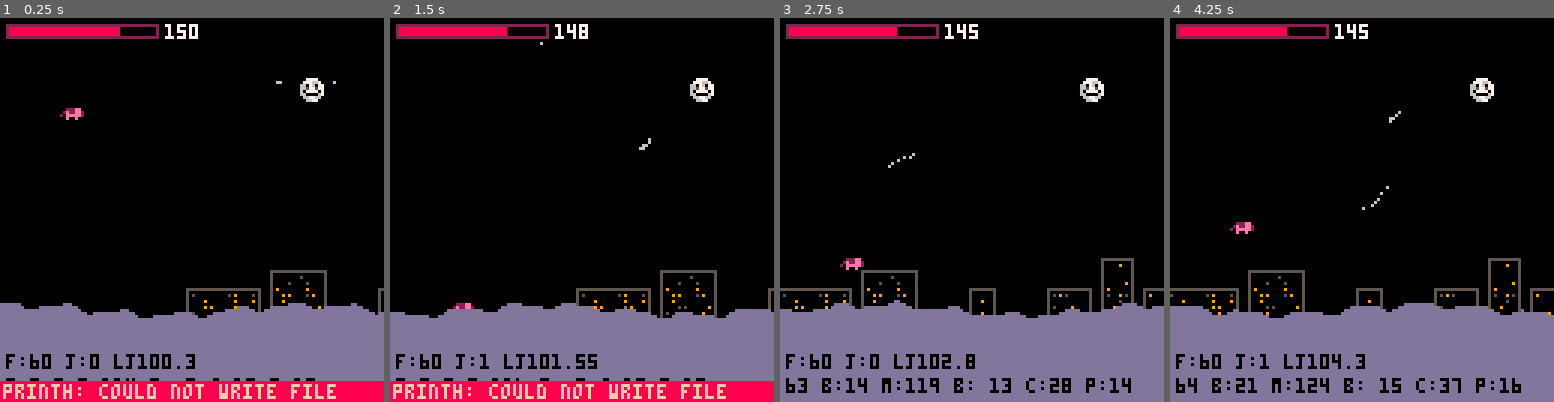
Above: before the commit, frames 1-4 (left to right).
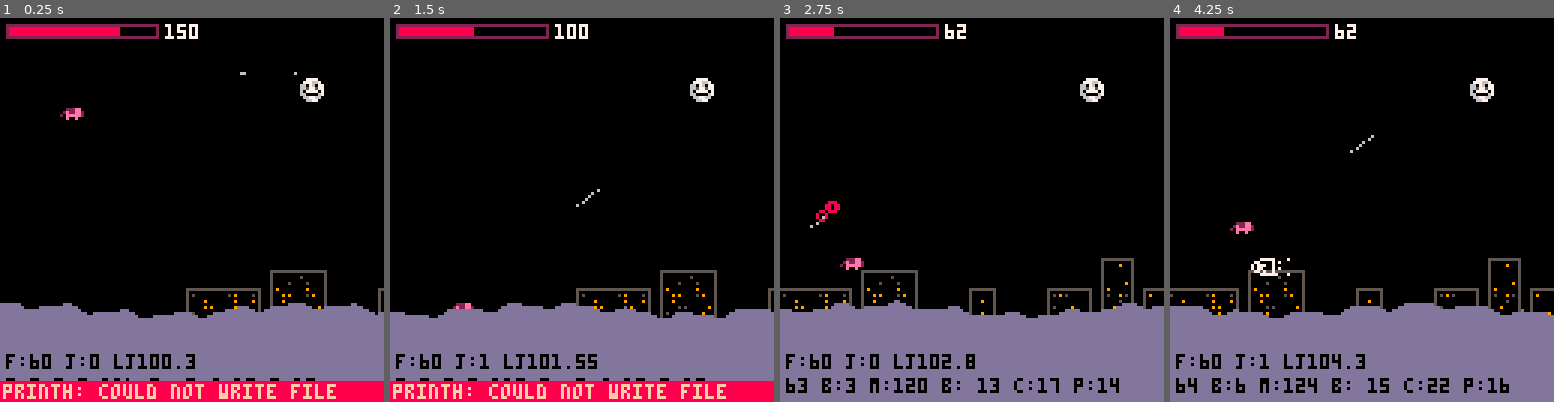
Above: after the commit, the same moments.

Repository: mbrc12/oinkjam
Game: PICO-8 cartridge oink.p8
Same seed, same stepped clock (60 frames per second), same inputs: the game is played once before the commit and once after it.
Inputs:
- Up to frame 1 (0.25 s): no input
- Up to frame 2 (1.5 s): tap X (X key) at 0.33, 1.07 s; tap O (Z key) at 0.7 s
- Up to frame 3 (2.75 s): hold Right 1.6-2.1 s; tap O (Z key) at 1.7, 2.1, 2.5 s; tap X (X key) at 1.85 s; hold Up 2.15-2.42 s; hold Right from 2.47 s (still down)
- Up to frame 4 (4.25 s): tap O (Z key) every 0.4 s from 2.9 to 4.1 s; tap X (X key) at 2.97, 4.08 s; release Right at 3.03 s; hold Left 3.08-3.58 s; hold Down 3.63-3.97 s; hold Right from 4.02 s (still down)

The runs differ from the first frame. In frame 1, less than 0.1% of the frame differs, in the area x 34-88%, y 14-95%; in frame 2, 0.3%; in frame 3, 2.0%; in frame 4, 2.1%, in the area x 14-92%, y 1-98%.

Commit message:
move stuff to cart, make those files _

Diff:
--- a/input.lua
+++ b/_input.lua
@@ -53,7 +53,7 @@
 
 ---@return Vec2
 function direction()
-    local dir = Vec2:new(0, 0)
+    local dir = vec2:new(0, 0)
     if isdown("left") then
         dir.x = dir.x - 1
     end
--- /dev/null
+++ b/_vec2.lua
@@ -0,0 +1,58 @@
+---@class Vec2
+vec2 = { x = 0, y = 0 }
+vec2.__index = vec2
+
+---@param x? number
+---@param y? number
+---@return Vec2
+function vec2:new(x, y)
+    return setmetatable({ x = x or 0, y = y or 0 }, self)
+end
+
+---@param other Vec2
+---@return Vec2 self
+function vec2:add(other)
+    self.x = self.x + other.x
+    self.y = self.y + other.y
+    return self
+end
+
+---@param x number
+---@param y number
+---@return Vec2 self
+function vec2:add2(x, y)
+    self.x = self.x + x
+    self.y = self.y + y
+    return self
+end
+
+---@param s number
+---@return Vec2 self
+function vec2:scl(s)
+    self.x = self.x * s
+    self.y = self.y * s
+    return self
+end
+
+---@param max number
+---@return Vec2 self
+function vec2:clip(max)
+    local len = self:len()
+    if len > max then
+        self:scl(max / len)
+    end
+    return self
+end
+
+---@return number
+function vec2:len()
+    return sqrt(self.x * self.x + self.y * self.y)
+end
+
+function vec2:unit()
+    local len = self:len()
+    if len > 0 then
+        self:scl(1 / len)
+    end
+    return self
+end
--- a/core.lua
+++ b/core.lua
@@ -13,7 +13,7 @@
 jump_forgive_time = 0.1
 jump_velocity = 150
 
-sludge_damage_per_second = 5
+sludge_damage_per_second = 100
 
 floor_y = 100
 
@@ -175,6 +175,7 @@
         show_time = 0.1,
         elapsed = 0,
         target = function(b, dt)
+            local gravity = 100
             b.vy += gravity * dt
             local x2, y2 = b.x + b.vx * dt, b.y + b.vy * dt
             return x2, y2
@@ -193,10 +194,10 @@
 
 function spawn_bullets()
     if time() % 1 < 0.1 then -- moon
-        local moon_pos = Vec2:new(moon_x + camera_offset(1) + 4, moon_y + 4)
+        local moon_pos = vec2:new(moon_x + camera_offset(1) + 4, moon_y + 4)
         local px, py = player_center()
-        local dir = Vec2:new(px - moon_pos.x, py - moon_pos.y):unit()
-        local speed = 50
+        local dir = vec2:new(px - moon_pos.x, py - moon_pos.y):unit()
+        local speed = 100
         local bullet = {
             x = moon_pos.x,
             y = moon_pos.y,
@@ -257,31 +258,13 @@
     end
 end
 
--- local enemies = {}
--- local proto = {
---     rat = {
---         w = 6,
---         h = 2,
---         update = function(e, dt)
---             physics:del(e)
---         end
---     }
--- }
---
---
--- function spawn_enemy(kind, x, y)
---    local e = {
---         x = x,
---         y = y,
---     }
---     setmetatable(e, { __index = proto[kind] })
---     physics:add(e)
---     camera_register_entity(e, 1)
---     add(enemies, e)
--- end
 
 function _update60()
     if over then
+        sfx(sounds._stop, 1)
+        sfx(sounds._stop, 2)
+        sfx(sounds._stop, 3)
+        sfx(sounds._stop, 4)
         return
     end
     update_buildings()
--- /dev/null
+++ b/enemies.lua
@@ -0,0 +1,22 @@
+local enemies = {}
+local proto = {
+    rat = {
+        w = 6,
+        h = 2,
+        update = function(e, dt)
+            physics:del(e)
+        end
+    }
+}
+
+
+function spawn_enemy(kind, x, y)
+   local e = {
+        x = x,
+        y = y,
+    }
+    setmetatable(e, { __index = proto[kind] })
+    physics:add(e)
+    camera_register_entity(e, 1)
+    add(enemies, e)
+end
--- a/oink.p8
+++ b/oink.p8
@@ -1,15 +1,295 @@
 pico-8 cartridge // http://www.pico-8.com
 version 42
 __lua__
-#include hit.lua
 #include sounds.lua
 #include physics.lua
 #include util.lua
 #include draw.lua
-#include input.lua
 #include core.lua
-#include camera.lua
 #include buildings.lua
+#include enemies.lua
+-->8
+-- hit.lua
+--- copied from https://github.com/kikito/hit.p8/blob/main/hit.lua, annotations my own
+
+function hit(x1,y1,w1,h1, x2,y2,w2,h2, goalx, goaly)
+  -- minkowsky difference between 2 aabbs, which is another aabb
+  local x,y,w,h=x2-x1-w1,y2-y1-h1,w1+w2,h1+h2
+  local dx,dy=goalx-x1,goaly-y1
+
+  local t,nx,ny,tx,ty
+  -- if diff contains point 0,0, there's intersection between first and second aabb
+  local intersect = x<0 and x+w>0 and y<0 and y+h>0
+
+  -- degenerate case: intersecting and not moving - use minimum displacement vector
+  -- which is the nearest corner to 0,0 in the minkowsky diff
+  if intersect and dx==0 and dy==0 then
+    local px=abs(x)<abs(x+w) and x or x+w -- abs(x) can be bigger than abs(x+w)
+    local py=abs(y)<abs(y+h) and y or y+h
+    if abs(px)<abs(py) then
+      py=0
+      t= -abs(px)/w
+    else
+      px=0
+      t= -abs(py)/h
+    end
+    nx=px>0 and 1 or px<0 and -1 or 0
+    ny=py>0 and 1 or py<0 and -1 or 0
+    tx,ty=x1+px,y1+py
+    return {t = t, nx = nx, ny = ny, tx = tx, ty = ty, intersect = true}
+  end
+
+  -- no intersection, or intersection with movement
+  -- calculate the clipping between the minkowsky diff aabb with the displacement vector dx,dy
+  -- this is a modified version of the liang-barky line-clipping algorithm with normals added
+  local t1,t2=-32768,32767 -- -huge,+huge
+  local nx1,ny1,nx2,ny2=0,0,0,0
+  local p,q,r
+
+  for side = 1,4 do
+    if     side==1 then nx,ny,p,q= -1, 0,-dx, -x -- left
+    elseif side==2 then nx,ny,p,q=  1, 0, dx,x+w -- right
+    elseif side==3 then nx,ny,p,q=  0,-1,-dy, -y -- top
+    else                nx,ny,p,q=  0, 1, dy,y+h -- bottom
+    end
+
+    if p==0 then
+      if q<=0 then return nil end
+    else
+      r=q/p
+      if p<0 then
+        if     r>t2 then return nil
+        elseif r>t1 then t1,nx1,ny1=r,nx,ny
+        end
+      else
+        if     r<t1 then return nil
+        elseif r<t2 then t2,nx2,ny2=r,nx,ny
+        end
+      end
+    end
+  end
+
+  if intersect then
+    -- aabb1 goes though aabb2, in the direction (forwards or backwards)
+    -- select the smallest displacement
+    if abs(t1)<=abs(t2) then
+      t,nx,ny=t1,nx1,ny1
+    else
+      t,nx,ny=t2,nx2,ny2
+    end
+  elseif 0<=t1 and t1<=1 then
+    t,nx,ny=t1,nx1,ny1
+  else
+    return nil
+  end
+
+  -- x1+dx*t alone will be inaccurate because of floating point
+  -- use a more direct number for the "touch points" when possible
+  tx=nx<0 and x2-w1 or nx>0 and x2+w2 or x1+dx*t
+  ty=ny<0 and y2-h1 or ny>0 and y2+h2 or y1+dy*t
+
+  return {t = t, nx = nx,ny = ny,tx = tx, ty = ty, intersect = intersect}
+end
+
+-->8
+-- input.lua
+---@enum (key) action
+local actions = {
+    left = "left",
+    right = "right",
+    up = "up",
+    down = "down",
+    interact = "x",
+}
+
+local input_history = {
+    ---@type table<action, boolean>
+    current = {},
+    ---@type table<action, boolean>
+    last = {},
+}
+
+---@param x "left"|"right"|"up"|"down"|"o"|"z"|"x"
+---@return boolean
+local function chkbtn(x)
+    just = just or false
+    local btns = {
+        left = 0,
+        right = 1,
+        up = 2,
+        down = 3,
+        o = 4,
+        z = 4,
+        x = 5,
+    }
+    local b = btns[x]
+    if b == nil then
+        return false
+    end
+    return btn(b)
+end
+
+function input_update()
+    for action, btn in pairs(actions) do
+        input_history.last[action] = input_history.current[action]
+        input_history.current[action] = chkbtn(btn)
+    end
+end
+
+---@param b action
+function isdown(b)
+    return input_history.current[b]
+end
+
+---@param b action
+function isjustdown(b)
+    return input_history.current[b] and not input_history.last[b]
+end
+
+---@return vec2
+function direction()
+    local dir = vec2:new(0, 0)
+    if isdown("left") then
+        dir.x = dir.x - 1
+    end
+    if isdown("right") then
+        dir.x = dir.x + 1
+    end
+    if isdown("up") then
+        dir.y = dir.y - 1
+    end
+    if isdown("down") then
+        dir.y = dir.y + 1
+    end
+    return dir
+end
+-->8
+-- camera.lua
+-- local camera_speed = 0.05
+local camera_reset_threshold = 600
+local camera_default_x = 0
+
+local cameras = {}
+local function ensure_camera(n)
+    n = n or 1
+    if not cameras[n] then
+        cameras[n] = { x = camera_default_x, entities = {} }
+    end
+end
+
+ensure_camera(1)
+
+--- must have x position
+---@param entity table
+---@param n? number camera layer
+function camera_register_entity(entity, n)
+    n = n or 1
+    ensure_camera(n)
+    cameras[n].entities[entity] = true
+end
+
+---@param entity table
+---@param n? number camera layer
+function camera_remove_entity(entity, n)
+    n = n or 1
+    ensure_camera(n)
+    cameras[n].entities[entity] = nil
+end
+
+---@param x number
+---@param n? number camera layer
+function camera_move(x, n)
+    n = n or 1
+    ensure_camera(n)
+    local cam = cameras[n]
+    -- cam.x = cam.x + (x - cam.x) * camera_speed
+    cam.x = round(x)
+    if cam.x < camera_reset_threshold then
+        return
+    end
+
+    -- logic to reset camera and all entities positions to avoid precision issues
+    cam.x -= camera_reset_threshold
+    for entity, _ in pairs(cam.entities) do
+        entity.x -= camera_reset_threshold
+    end
+    next_building_x -= camera_reset_threshold
+    physics:rebuild()
+end
+
+---@param n? number camera layer
+function camera_enable(n)
+    n = n or 1
+    ensure_camera(n)
+    camera(cameras[n].x, 0)
+end
+
+---@return number
+function camera_offset(n)
+    n = n or 1
+    ensure_camera(n)
+    return cameras[n].x
+end
+
+function camera_size()
+    return mapsize(cameras[1].entities)
+end
+
+-->8
+--- vec2.lua
+
+vec2 = { x = 0, y = 0 }
+vec2.__index = vec2
+
+
+function vec2:new(x, y)
+    return setmetatable({ x = x or 0, y = y or 0 }, self)
+end
+
+
+function vec2:add(other)
+    self.x = self.x + other.x
+    self.y = self.y + other.y
+    return self
+end
+
+---@param x number
+---@param y number
+---@return vec2 self
+function vec2:add2(x, y)
+    self.x = self.x + x
+    self.y = self.y + y
+    return self
+end
+
+
+function vec2:scl(s)
+    self.x = self.x * s
+    self.y = self.y * s
+    return self
+end
+
+
+function vec2:clip(max)
+    local len = self:len()
+    if len > max then
+        self:scl(max / len)
+    end
+    return self
+end
+
+---@return number
+function vec2:len()
+    return sqrt(self.x * self.x + self.y * self.y)
+end
+
+function vec2:unit()
+    local len = self:len()
+    if len > 0 then
+        self:scl(1 / len)
+    end
+    return self
+end
 
 __gfx__
 0000000000222ee020222ee000222ee000000000000000000000000000000000000000000000000000000006d000000000000000000000000000000000000000
@@ -51,15 +331,8 @@
 00000000000000000000000000000000000000000000000000000000000000000000000000000000000000000000000000000000000000000000000000000000
 00000000000000000000000000000000000000000000000000000000000000000000000000000000000000000000000000000000000000000000000000000000
 00000000000000000000000000000000000000000000000000000000000000000000000000000000000000000000000000000000000000000000000000000000
-0000d55dddd000000000000000000000000000000000000000000000000000000000000000000000000000000000000000000000000000000000000000000000
-000dd55dddd500000000000000000000000000000000000000000000000000000000000000000000000000000000000000000000000000000000000000000000
-000d0555dd0550000000000000000000000000000000000000000000000000000000000000000000000000000000000000000000000000000000000000000000
-00dd0055500d00000000000000000000000000000000000000000000000000000000000000000000000000000000000000000000000000000000000000000000
-0055d00d00d000000000000000000000000000000000000000000000000000000000000000000000000000000000000000000000000000000000000000000000
-00550ddddd0050000000000000000000000000000000000000000000000000000000000000000000000000000000000000000000000000000000000000000000
-00dd0000000550000000000000000000000000000000000000000000000000000000000000000000000000000000000000000000000000000000000000000000
-000dd555555500000000000000000000000000000000000000000000000000000000000000000000000000000000000000000000000000000000000000000000
-…(4 lines of a section not shown)…
+00000000ddd000000000000000000000000000000000000000000000000000000000000000000000000000000000000000000000000000000000000000000000
+…(4 lines of a section not shown)…
--- a/util.lua
+++ b/util.lua
@@ -74,67 +74,6 @@
 
 --------------------------------------
 
----@class Vec2
-Vec2 = { x = 0, y = 0 }
-Vec2.__index = Vec2
-
----@param x? number
----@param y? number
----@return Vec2
-function Vec2:new(x, y)
-    return setmetatable({ x = x or 0, y = y or 0 }, self)
-end
-
----@param other Vec2
----@return Vec2 self
-function Vec2:add(other)
-    self.x = self.x + other.x
-    self.y = self.y + other.y
-    return self
-end
-
----@param x number
----@param y number
----@return Vec2 self
-function Vec2:add2(x, y)
-    self.x = self.x + x
-    self.y = self.y + y
-    return self
-end
-
----@param s number
----@return Vec2 self
-function Vec2:scl(s)
-    self.x = self.x * s
-    self.y = self.y * s
-    return self
-end
-
----@param max number
----@return Vec2 self
-function Vec2:clip(max)
-    local len = self:len()
-    if len > max then
-        self:scl(max / len)
-    end
-    return self
-end
-
----@return number
-function Vec2:len()
-    return sqrt(self.x * self.x + self.y * self.y)
-end
-
-function Vec2:unit()
-    local len = self:len()
-    if len > 0 then
-        self:scl(1 / len)
-    end
-    return self
-end
-
----------------------------------------
-
 ---@param t table
 ---@return number
 function mapsize(t)
Renamed: camera.lua -> _camera.lua
Renamed: hit.lua -> _hit.lua
Not shown, changed: log.txt
